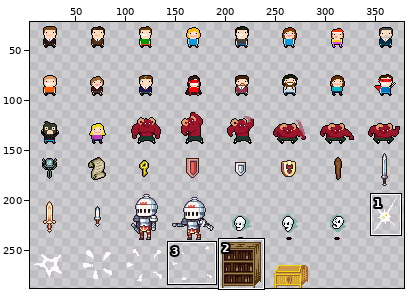
File history of a sprite sheet, bin/data/bitmaps/sprites_grid-x.png. Above, an overview of the earlier version with the close-up marked.
Close-up. Before:
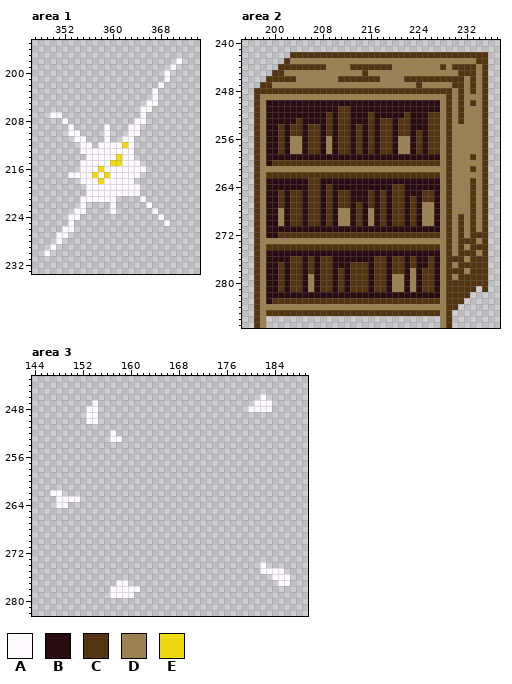
The file is 384x288 pixels. Colours within 5 levels of each other are drawn and written as one. Shown: area 1: x 347..374, y 195..233; area 2: x 195..237, y 240..287; area 3: x 144..189, y 243..282. The wide view leaves out empty margins. The commit also changed other parts of the picture, which this record leaves out.
Palette (. is transparent): A #fffaff  B #290c10  C #523410  D #9c8152  E #eeda10
Pixels before, area 1, first column x 349:
198 ......................A
199 .....................A.
200 ....................A..
201 ....................A..
202 ...................A...
203 ..................A....
204 ..................A....
205 .................AA....
206 ................AA.....
207 .AA.............A......
208 ...A...........AA......
209 ....A.....A...AA.......
210 ....AA....A...AA.......
211 .....AA...A..AA........
212 ......AA.AAAAEA........
213 ......AAAAAAAAA........
214 .......AAAAAEAA........
215 ......AAAAAEEAAA.......
216 ......AAAEAAAAAAA......
217 ....AAAAEAEAAAAA.......
218 ......AAAEAAAAA........
219 .......AAAAAAAAA.......
220 .......AAAAAAAAA.......
221 ......AAAAAA....A......
222 ......A....A.....A.....
223 .....AA....A......A....
224 ....AA.............A...
225 ....A...............A..
226 ...AA..................
227 ..AA...................
228 ..A....................
229 .A.....................
230 A......................
Pixels before, area 2, first column x 197:
242 ......CCCCCCCCCCCCCCCCCCCCCCCCCCCCCCCCC
243 .....CDDDDDDDDDDDDDDDDDDDDDDDDDDDDDDDCC
244 ....CCCCCCCCDDDDCCCCCCCDDDDDDDDCDCCCCDC
245 ...CCDDDDDDDDDDDDDCDDDDDDDDDDDDDDDCCCDC
246 ..CCCCCDDDDDDDCCCCCCCDDDDCCCCCCCCCCDCDC
247 .CCDDDDDDDDDDDDDDDDDDDDDDDDCDDDDDCCDCDC
248 CCCCCCCCCCCCCCCCCCCCCCCCCCCCCCCCCDCDCDC
249 CDDDDDDDDDDDDDDDDDDDDDDDDDDDDDDDCDCDDDC
250 CDBBBBBBBBBBBBBBBBBBBBBBBBBBBBBDCDCDCDC
251 CDBBBBBBBBBBBBCCBBBBBBBBBBBBBBBDCDCDDDC
252 CDBBBBBBBBBBCBCCBBBCBBBBBCBBBCCDCDCDDDC
253 CDBBBBBCBBBBCBCCBBBCBCCBCCBBBCCDCDCDDDC
254 CDBBCBCCBCCBCBCCBCBCBCCBCCBBBCCDCDDDDDC
255 CDBBCBCCBCCBCBCCBCBCBCCBCCBCBCCDCDDDDDC
256 CDBBCBDDBCCBDBCCBCBCBCCBDDBCBCCDCDDDDDC
257 CDBBCBDDBCCBDBCCBCBCBCCBDDBCBCCDCDDDDDC
258 CDBBCBDDBCCBDBCCBCBCBCCBDDBCBCCDCDDDDDC
259 CDBBBBBBBBBBBBBBBBBBBBBBBBBBBBBDCDDDCDC
260 CDBCCCCCCCCCCCCCCCCCCCCCCCCCCCCDCDDDDDC
261 CDDDDDDDDDDDDDDDDDDDDDDDDDDDDDDDCDDDCDC
262 CDCCCCCCCCCCCCCCCCCCCCCCCCCCCCCDCDDDDDC
263 CDBBBBBBBCCBBBBBBBBBBBBBBBBBBBBDCDDDCDC
264 CDBBBBBBBCCBCBBBBBBBBBBCCBBBBBBDCDDDCDC
265 CDBBCBCCBCCBCBCCBBBCBCBCCBBBCCBDCDDDCDC
266 CDBBCBCCBCCBCBCCBBBCBCBCCBCBCCBDCDDDCDC
267 CDBBCBCCBCCBCBCCBCBCBCBCCBCBDDBDCDDDCDC
268 CDBBDBCCBCCBCBDDBCBDBCBCCBCBDDBDCDDDCDC
269 CDBBDBCCBCCBCBDDBCBDBCBCCBCBDDBDCDCDCDC
270 CDBBDBCCBCCBCBDDBCBDBCBCCBCBDDBDCDCDCDC
271 CDBBBBBBBBBBBBBBBBBBBBBBBBBBBBBDCDCDCDC
272 CDBBCCCCCCCCCCCCCCCCCCCCCCCCCCCDCDCDCCC
273 CDDDDDDDDDDDDDDDDDDDDDDDDDDDDDDDCDCCCDC
274 CDCCCCCCCCCCCCCCCCCCCCCCCCCCCCCDCDCDCCC
275 CDBBBBBBBBBBBBBBBBBBBBBBBBBBBBBDCDCCCDC
276 CDBBBBCCBCBCCBBBBBBBCCBCCBCBBCBDCCCDCCC
277 CDBBCBCCBCBCCBBBCCCBCCBCCBCBBCBDCDCCCCC
278 CDBBCBCCBCBCCBCBCCCBCCBCCBDBCCBDCCCDCCC
279 CDBBCBCCBDBCCBCBCCCBCCBDDBDBCCBDCDCCCCC
280 CDBBCBCCBDBCCBCBCCCBCCBDDBDBCCBDCCCCCCC
281 CDBBCBCCBDBCCBCBCCCBCCBDDBDBCCBDCCCCC.C
282 CDBBBBBBBBBBBBBBBBBBBBBBBBBBBBBDCCCC...
283 CDBCCCCCCCCCCCCCCCCCCCCCCCCCCCCDCCC....
284 CDDDDDDDDDDDDDDDDDDDDDDDDDDDDDDDCC.....
285 CDCCCCCCCCCCCCCCCCCCCCCCCCCCCCCDC......
286 CD.............................DC......
287 CD.............................DC......
Pixels before, area 3, first column x 147:
246 ...................................A....
247 .......A..........................AAA...
248 ......AA.........................AAAA...
249 ......AA................................
250 ......AA................................
251 ........................................
252 ..........A.............................
253 ..........AA............................
254 ........................................
255 ........................................
256 ........................................
257 ........................................
258 ........................................
259 ........................................
260 ........................................
261 ........................................
262 AA......................................
263 .AAAA...................................
264 .AA.....................................
265 ........................................
266 ........................................
267 ........................................
268 ........................................
269 ........................................
270 ........................................
271 ........................................
272 ........................................
273 ........................................
274 ...................................A....
275 ...................................AAAA.
276 .....................................AAA
277 ...........AA.........................AA
278 ..........AAAAA.........................
279 ..........AAAA..........................
Once edited:
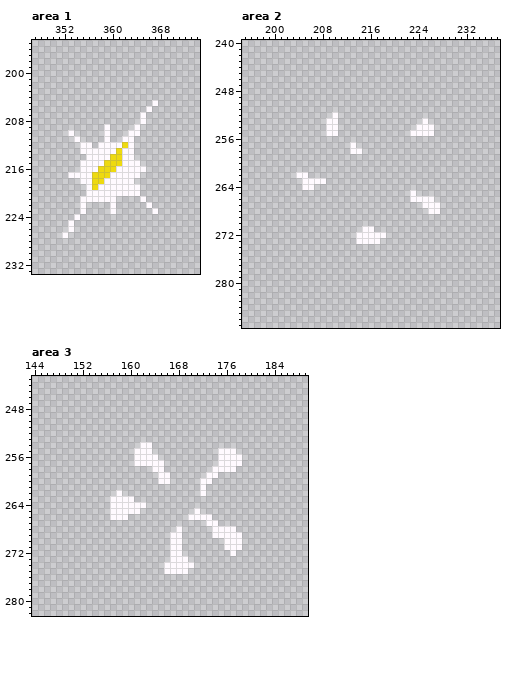
From old to new:
Changed rows in their new state; - is an unchanged pixel.
Area 1:
first column x 350:
198 ---------------------.
199 --------------------.-
200 -------------------.--
201 -------------------.--
202 ------------------.---
203 -----------------.----
204 -----------------.----
205 ----------------.-----
206 ---------------.------
207 ..--------------------
208 --.-----------.-------
209 ---.---------.--------
210 ----.-----------------
211 -----.----------------
213 -----------E----------
214 ----------E-----------
215 ---------E------------
216 ---------EE-----------
217 --------E-------------
218 -------E--------------
219 -------E--------------
first column x 349:
223 -----.---------------
224 ----.--------------.-
225 --------------------.
226 ---.-----------------
227 --.------------------
228 --.------------------
229 -.-------------------
230 .--------------------
Area 2:
first column x 197:
242 ------.................................
243 -----..................................
244 ----...................................
245 ---....................................
246 --.....................................
247 -......................................
248 .......................................
249 .......................................
250 .......................................
251 .......................................
252 .............A.........................
253 ............AA..............A..........
254 ............AA.............AAA.........
255 ............AA............AAAA.........
256 .......................................
257 ................A......................
258 ................AA.....................
259 .......................................
260 .......................................
261 .......................................
262 .......AA..............................
263 ........AAAA...........................
264 ........AA.............................
265 ..........................A............
266 ..........................AAAA.........
267 ............................AAA........
268 .............................AA........
269 .......................................
270 .......................................
271 ..................AA...................
272 .................AAAAA.................
273 .................AAAA..................
274 .......................................
275 .......................................
276 .......................................
277 .......................................
278 .......................................
279 .......................................
280 .......................................
281 .....................................-.
282 ....................................---
283 ...................................----
284 ..................................-----
285 .................................------
286 ..-----------------------------..------
287 ..-----------------------------..------
Area 3:
first column x 147:
246 -----------------------------------.----
247 -------.--------------------------...---
248 ------..-------------------------....---
249 ------..--------------------------------
250 ------..--------------------------------
252 ----------.-----------------------------
253 ----------..----------------------------
254 ---------------AA-----------------------
255 --------------AAA-----------AAA---------
256 --------------AAAA----------AAAA--------
257 --------------AAAAA---------AAAA--------
258 -----------------AA--------AAAA---------
259 ------------------AA------AA------------
260 ------------------AA-----AA-------------
261 -------------------------A--------------
262 ..---------A-------------A--------------
263 -....-----AAAA--------------------------
264 -..-------AAAAAA------------------------
265 ----------AAAAA---------A---------------
266 ----------AAA----------AAAA-------------
267 --------------------------AA------------
268 ---------------------A-----AAAA---------
269 --------------------AA-----AAAAA--------
270 --------------------AA-------AAA--------
271 --------------------AA-------AAA--------
272 --------------------AA--------A---------
273 --------------------AAA-----------------
274 -------------------AAAAA-----------.----
275 -------------------AAAA------------....-
276 -------------------------------------...
277 -----------..-------------------------..
278 ----------.....-------------------------
279 ----------....--------------------------
Boxes around the changes in both close-ups, in picture pixels (x1, y1, x2, y2):
erased: (128, 58, 182, 130)
erased: (50, 112, 86, 142)
changed: (44, 148, 122, 256)
erased: (158, 214, 170, 226)
changed: (254, 52, 488, 328)
changed: (86, 394, 290, 598)
erased: (50, 490, 80, 508)
